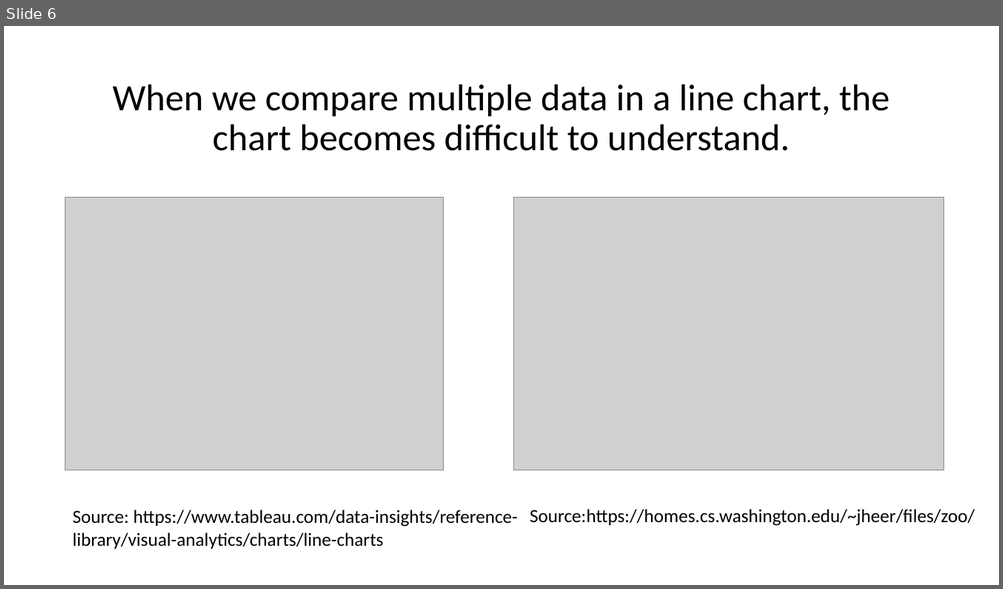
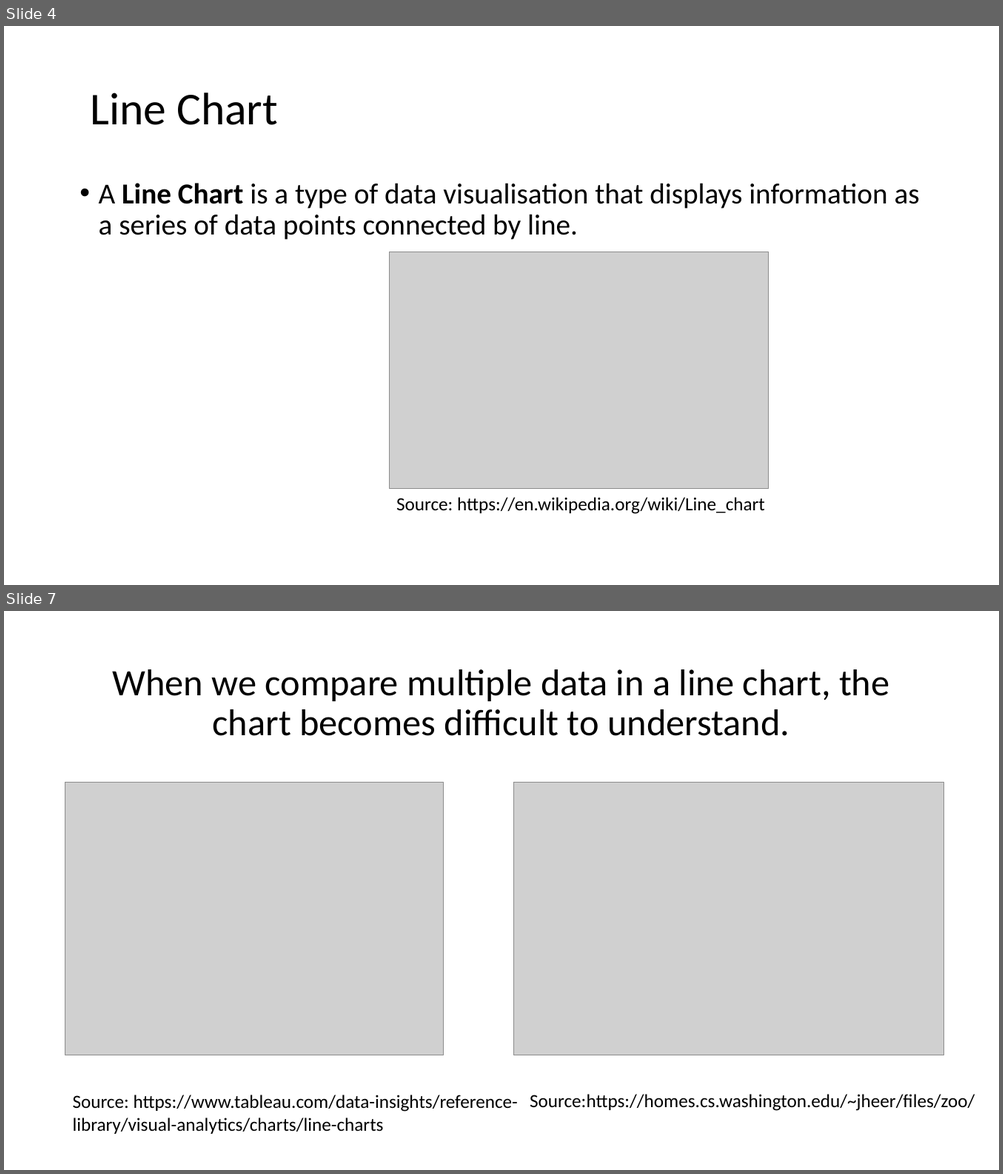
Before and after one commit to Amr0Salah/Data-Visualization, a slide deck: Slides/Task1.pptx. Shown one above the other, each under a label of ours: slide 6 before the commit, slides 4 and 7 after it; the slides between them are not shown. The pictures are 1003x589 and 1003x1174 pixels, drawn with LibreOffice and Linux fonts; fonts in the diff are those of the drawing; grey boxes stand for pictures. Boxes give left, top, right and bottom in pixels: in the first picture for what was removed or moved away, otherwise in the second. Text is boxed around its words. In the diff, an @@ line names an element or a change of style, - is before the commit and + after.

```diff
--- a/Slides/Task1.pptx
+++ b/Slides/Task1.pptx
@@ slide 4 added at (4, 26, 999, 585), background #FFFFFF @@
@@ title added at (90, 93, 278, 125), 44 pt, text #000000 @@
+Line Chart
@@ text added at (99, 183, 919, 240), 28 pt, text #000000 @@
+• A Line Chart is a type of data visualisation that displays information as a series of data points connected by line.
@@ picture added at (389, 252, 768, 489) @@
@@ text added at (396, 497, 765, 514), 18 pt, text #000000 @@
+Source: https://en.wikipedia.org/wiki/Line_chart
@@ what was slide 6 is now slide 7 @@
```
Also in this commit, not shown: 5 slides changed, 5 other slides added, 1 slide removed, 5 other files.
